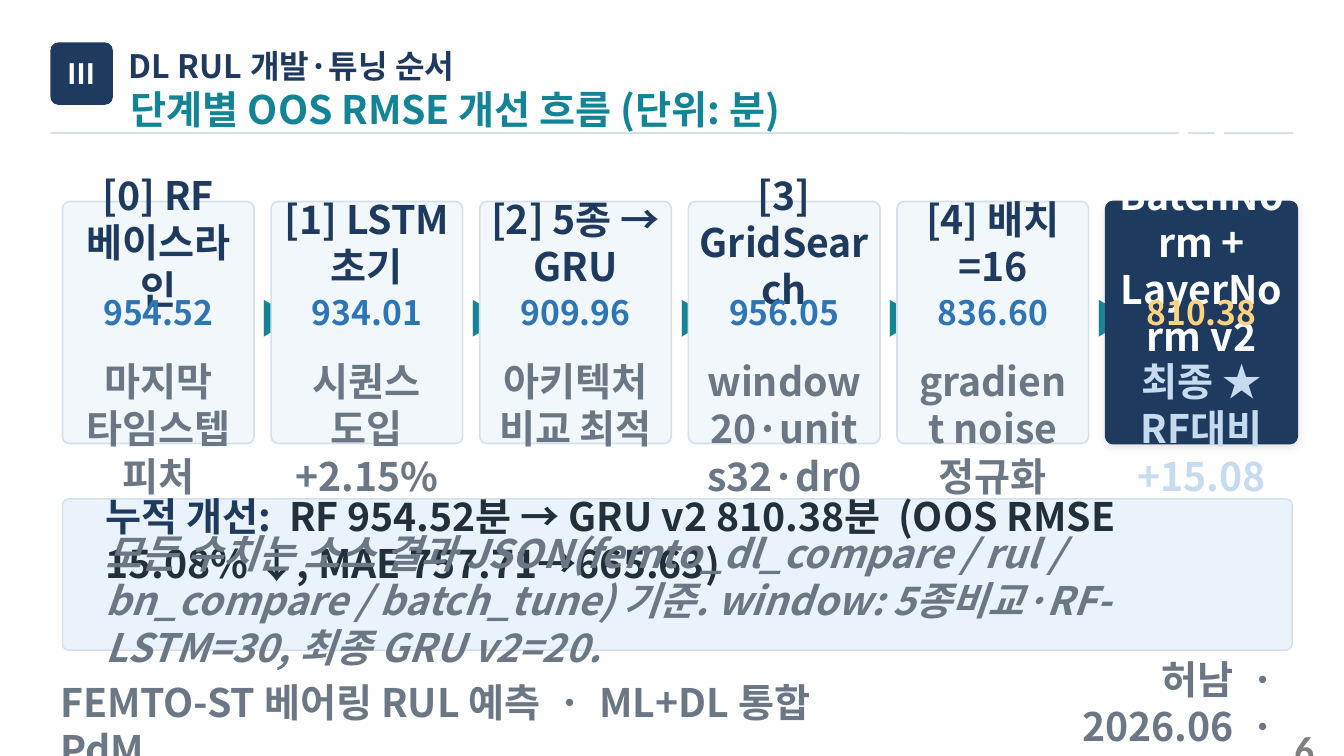
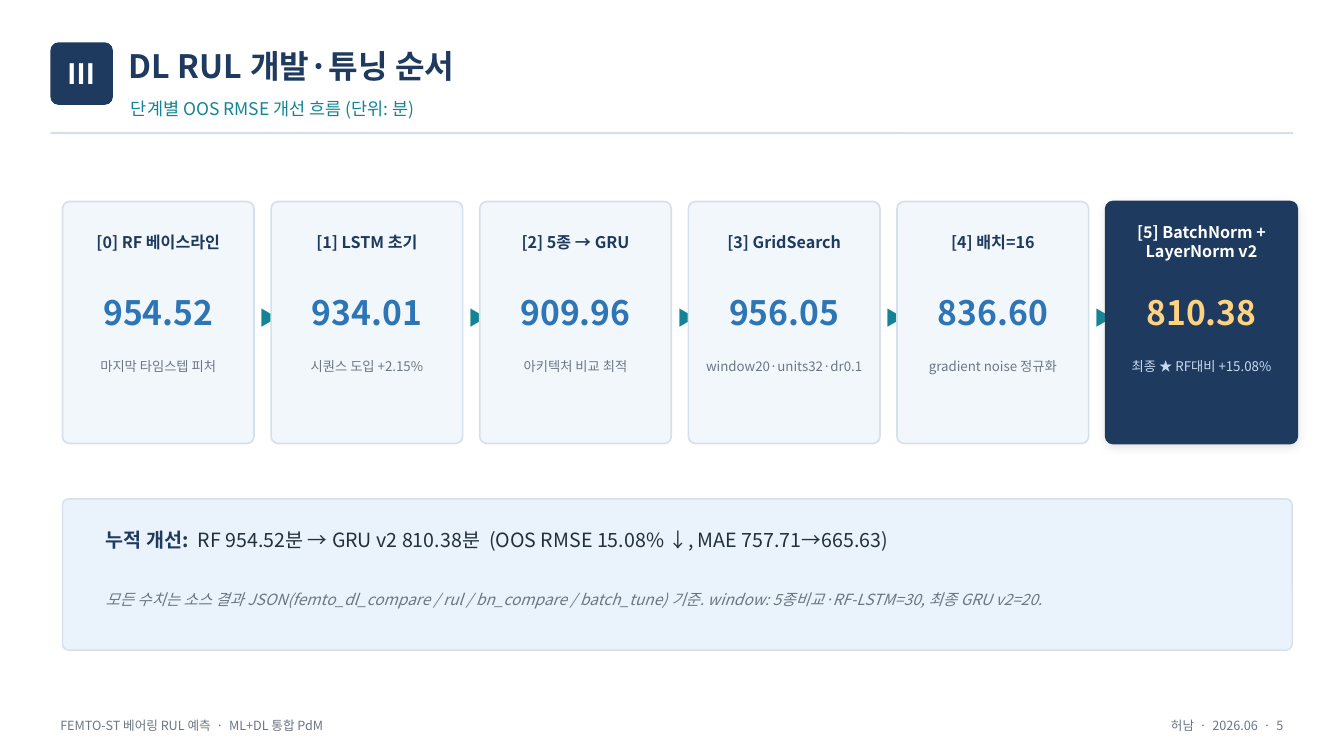
Before and after one commit to vapsnamheo-dev/AISOURCE, a slide deck: slide 6 of Homework/DL_FactoryAutomation/산출물/딥러닝_FEMTO_RUL_발표자료_v2.pptx. Drawn at 1344x756 pixels with LibreOffice and Linux fonts; fonts in the diff are those of the drawing. Boxes give left, top, right and bottom in pixels: in the first picture for what was removed or moved away, otherwise in the second. Text is boxed around its words. In the diff, an @@ line names an element or a change of style, - is before the commit and + after.

```diff
--- a/Homework/DL_FactoryAutomation/산출물/딥러닝_FEMTO_RUL_발표자료_v2.pptx
+++ b/Homework/DL_FactoryAutomation/산출물/딥러닝_FEMTO_RUL_발표자료_v2.pptx
@@ text "단계별 OOS RMSE 개선 흐름 ..." at <box>131,100,414,119</box>: size 28 to 12.5 pt, bold off @@
@@ size 28 to 11.5 pt in 6 elements at <box>96,234,220,251</box>, <box>316,234,418,251</box>, <box>522,235,630,251</box>, <box>727,235,841,251</box>, <box>951,234,1034,251</box>, <box>1137,225,1257,261</box> @@
@@ size 28 to 14 pt, bold off in 6 elements at <box>106,530,888,551</box>, <box>250,297,275,338</box>, <box>459,297,484,338</box>, <box>667,297,693,338</box>, <box>876,297,901,338</box>, <box>1085,297,1110,338</box> @@
@@ size 28 to 9.5 pt, bold off in 6 elements at <box>100,360,216,372</box>, <box>311,360,423,372</box>, <box>524,360,627,372</box>, <box>706,360,862,371</box>, <box>929,360,1057,375</box>, <box>1132,360,1272,372</box> @@
@@ text "모든 수치는 소스 결과 JSON(femto_dl_compare ..." at <box>106,592,1043,609</box>: size 28 to 11 pt, bold off @@
@@ text "FEMTO-ST 베어링 RUL 예측 · ..." at <box>60,719,323,731</box>: size 28 to 9 pt, bold off @@
@@ text "허남 · 2026.06 · 5" at <box>1171,719,1283,731</box>: size 28 to 9 pt, bold off @@
@@ text removed at <box>1245,721,1325,749</box> @@
-6
```
Also in this commit, not shown: 13 other slides changed, 5 slides removed, 2 other files.
